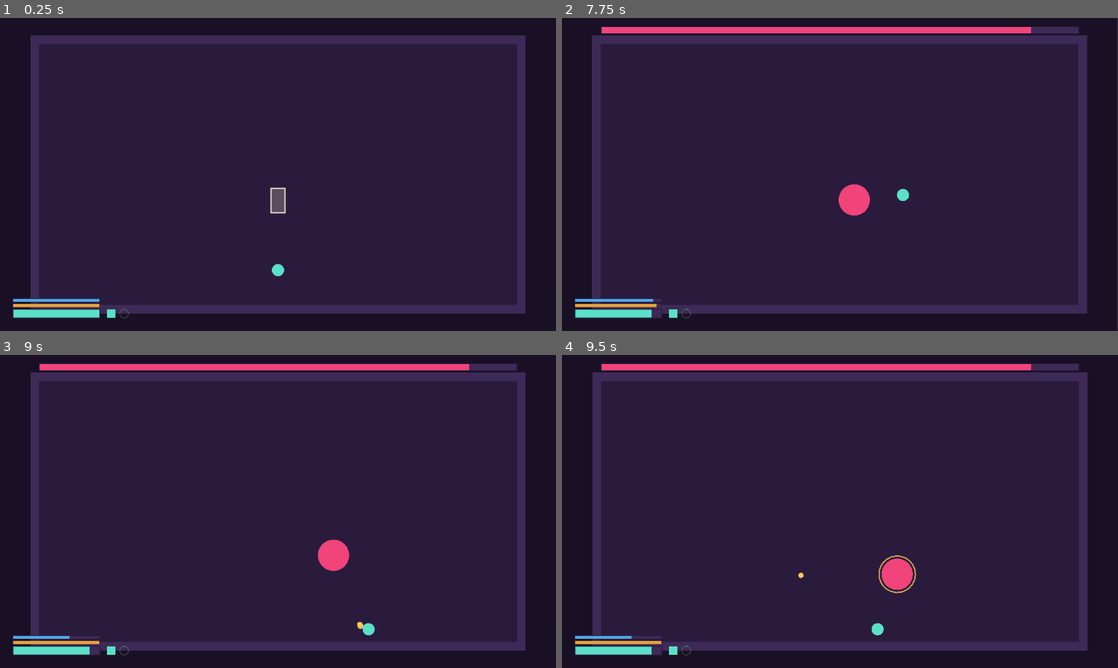
Above: before the commit, frames 1-4 (two rows, left to right).
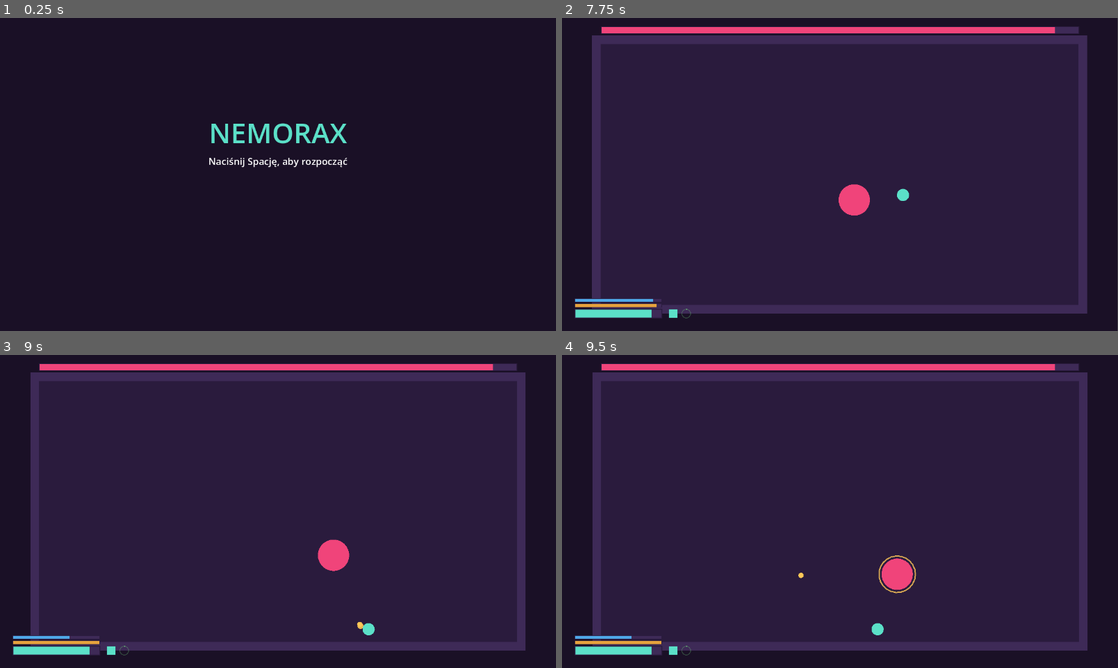
Above: after the commit, the same moments.

Repository: szymonkomorowski20-design/NEMORAX
Game: Godot game, scene res://menu.tscn
Same seed, same stepped clock (60 frames per second), same inputs: the game is played once before the commit and once after it. Before the commit the project starts from res://rooms/room.tscn.
Inputs (mouse positions are in pixels of both pictures, inside the frame that each line leads up to):
- Up to frame 1 (0.25 s): no input
- Up to frame 2 (7.75 s): tap Enter (ui_accept) at 0.5, 0.77, 0.8, 1.07, 1.35, 1.52, 1.82, 2, 2.3, 3.02, 3.32, 3.5, 3.77, 3.8, 4.07, 4.52, 4.82, 5.3, 6.02, 6.32, 6.77, 6.8, 7.07, 7.52 s; move the mouse to (962, 158) at 0.52 s; hold D (move_right) 0.53-1.28 s; tap E (heal) at 0.6, 1.55, 3.05, 4.35, 6.05, 7.35 s; click (962, 158) at 0.67 s; move the mouse to (728, 190) at 1.27 s; hold S (move_down) 1.28-2.03 s; move the mouse to (895, 105) at 2.02 s; hold D (move_right) 2.03-2.78 s; click (895, 105) at 2.1 s; move the mouse to (812, 237) at 2.77 s; hold W (move_up) 2.78-3.53 s; right-click (812, 237) at 2.85 s; click (812, 237) at 2.92 s; move the mouse to (1006, 221) at 3.52 s; hold A (move_left) 3.53-5.03 s; tap Space (dash) at 3.6 s; move the mouse to (673, 127) at 4.27 s; move the mouse to (867, 174) at 5.02 s; hold S (move_down) 5.03-5.78 s; tap F (pickup) at 5.1 s; click (867, 174) at 5.17 s; move the mouse to (756, 96) at 5.77 s; hold D (move_right) 5.78-6.53 s; tap 1 (weapon_sword) at 5.85 s; move the mouse to (962, 158) at 6.52 s; hold W (move_up) 6.53-7.28 s; tap 2 (weapon_wand) at 6.6 s; move the mouse to (728, 190) at 7.27 s; hold D (move_right) from 7.28 s (still down); click (728, 190) at 7.42 s
- Up to frame 3 (9 s): tap Enter (ui_accept) at 7.82, 8.1 s; move the mouse to (333, 442) at 8.02 s; release D (move_right) at 8.03 s; hold S (move_down) 8.03-8.78 s; move the mouse to (250, 574) at 8.77 s; hold A (move_left) from 8.78 s (still down); click (250, 574) at 8.85 s
- Up to frame 4 (9.5 s): keep holding A (move_left); tap Enter (ui_accept) at 9.02, 9.32 s; tap E (heal) at 9.05 s

The runs differ from the first frame. In frame 1, 9.6% of the frame differs, in the area x 2-95%, y 5-96%; in frame 2, less than 0.1%; in frame 3, less than 0.1%; in frame 4, less than 0.1%.

Commit message:
Add start menu and increase incarnation health
- menu.tscn is now the main scene: title screen, Space to start, resets GameFlow
- Incarnation max_health 80 -> 160, they were dying too fast

Diff:
--- a/entities/incarnation.gd
+++ b/entities/incarnation.gd
@@ -9,7 +9,7 @@
 
 signal died(fragment_name: String)
 
-@export var max_health: float = 80.0
+@export var max_health: float = 160.0
 @export var radius: float = 36.0
 @export var drift_speed: float = 90.0
 @export var contact_damage: float = 8.0
--- /dev/null
+++ b/menu.gd
@@ -0,0 +1,25 @@
+extends Node2D
+## Ekran startowy — rozszerzenie poza dokument bazowy. Resetuje GameFlow (na
+## wypadek powrotu tu po ukończonym/porzuconym przebiegu) i czeka na Spację.
+
+func _ready() -> void:
+	GameFlow.reset_run()
+
+func _process(_delta: float) -> void:
+	if Input.is_action_just_pressed("ui_accept"):
+		get_tree().change_scene_to_file(GameFlow.ROOM_SCENE)
+
+func _draw() -> void:
+	var size := get_viewport_rect().size
+	draw_rect(Rect2(Vector2.ZERO, size), Palette.BACKGROUND, true)
+
+	var font := ThemeDB.fallback_font
+	var title := "NEMORAX"
+	var title_size := font.get_string_size(title, HORIZONTAL_ALIGNMENT_CENTER, -1, 64)
+	draw_string(font, Vector2((size.x - title_size.x) * 0.5, size.y * 0.4), title,
+		HORIZONTAL_ALIGNMENT_LEFT, -1, 64, Palette.PLAYER_BODY)
+
+	var prompt := "Naciśnij Spację, aby rozpocząć"
+	var prompt_size := font.get_string_size(prompt, HORIZONTAL_ALIGNMENT_CENTER, -1, 22)
+	draw_string(font, Vector2((size.x - prompt_size.x) * 0.5, size.y * 0.4 + 50.0), prompt,
+		HORIZONTAL_ALIGNMENT_LEFT, -1, 22, Palette.HIT_FLASH)
--- /dev/null
+++ b/menu.tscn
@@ -0,0 +1,6 @@
+[gd_scene load_steps=2 format=3]
+
+[ext_resource type="Script" path="res://menu.gd" id="1"]
+
+[node name="Menu" type="Node2D"]
+script = ExtResource("1")
--- a/project.godot
+++ b/project.godot
@@ -15,7 +15,7 @@
 [application]
 
 config/name="NEMORAX"
-run/main_scene="res://rooms/room.tscn"
+run/main_scene="res://menu.tscn"
 config/features=PackedStringArray("4.7")
 
 [autoload]
Not shown, added: menu.gd.uid
